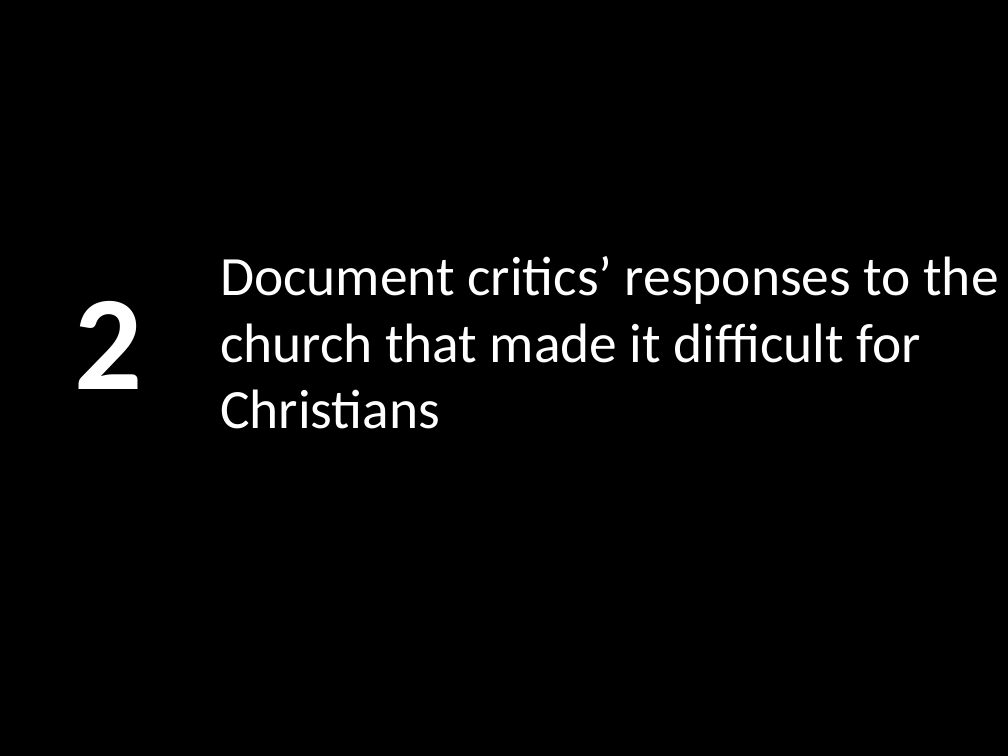
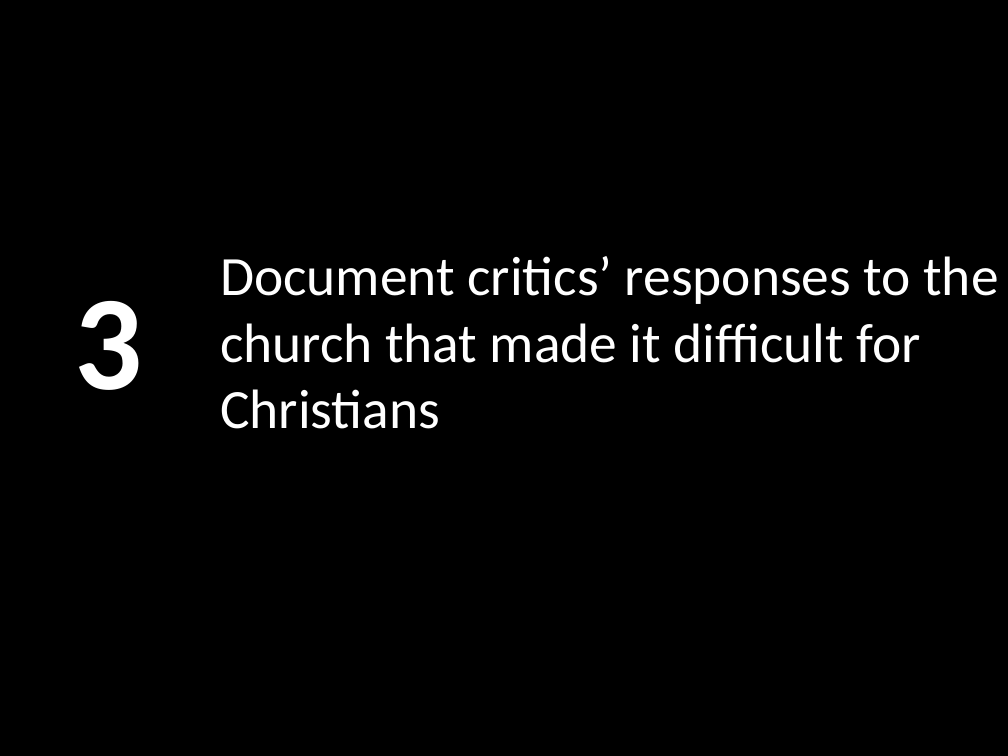
Before and after one commit to LukeMurphey/Ai1L, a slide deck: slide 4 of companion-website/public/files/9. How Not to Start a Religion.pptx (slide 3 before the commit). Drawn at 1008x756 pixels with LibreOffice and Linux fonts; fonts in the diff are those of the drawing. Boxes give left, top, right and bottom in pixels: in the first picture for what was removed or moved away, otherwise in the second. Text is boxed around its words. In the diff, an @@ line names an element or a change of style, - is before the commit and + after.

```diff
--- a/companion-website/public/files/9. How Not to Start a Religion.pptx
+++ b/companion-website/public/files/9. How Not to Start a Religion.pptx
@@ text at bbox=[75, 301, 143, 390]: text changed @@
-2
+3
```
Also in this commit, not shown: 3 other slides changed, 3 slides added.
